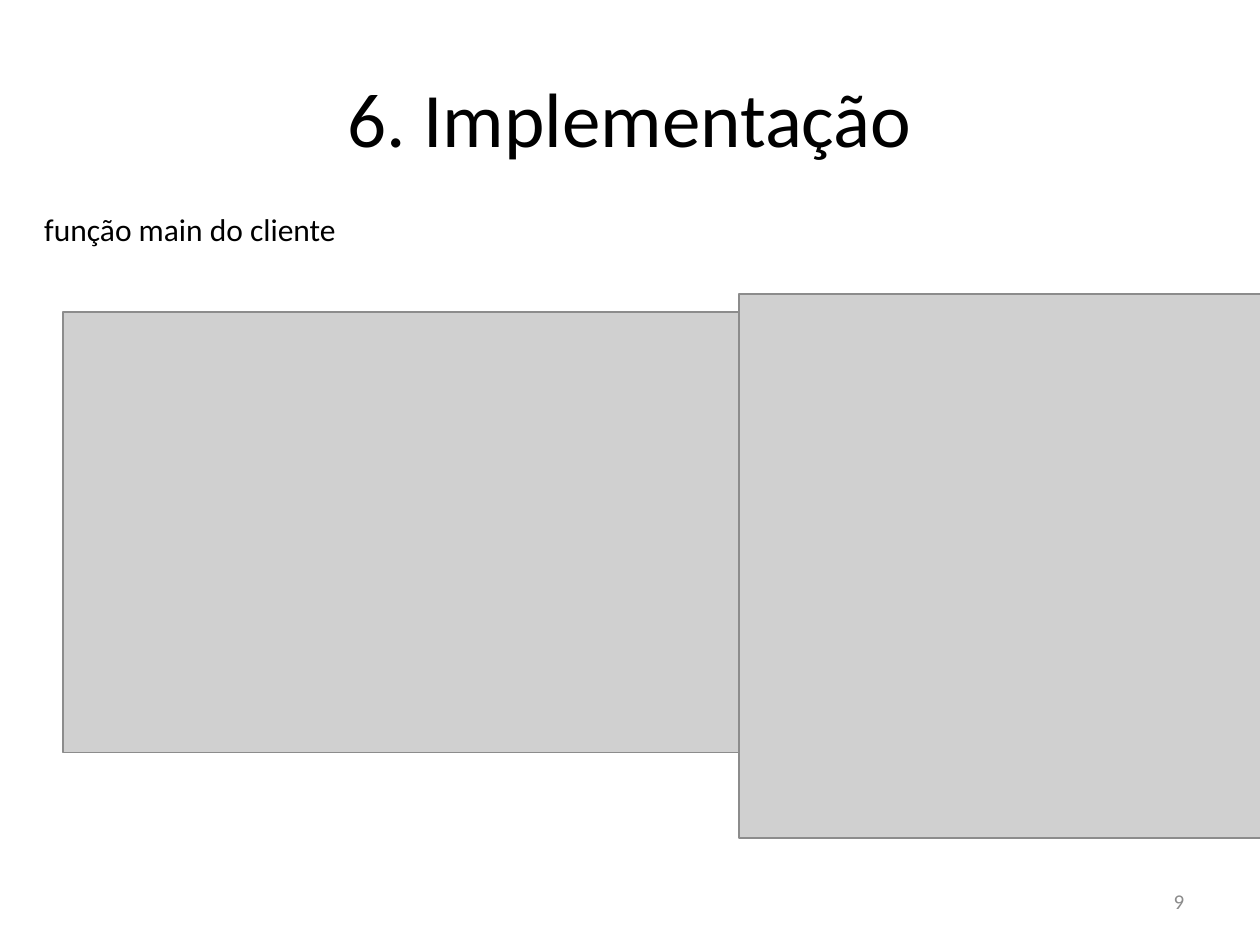
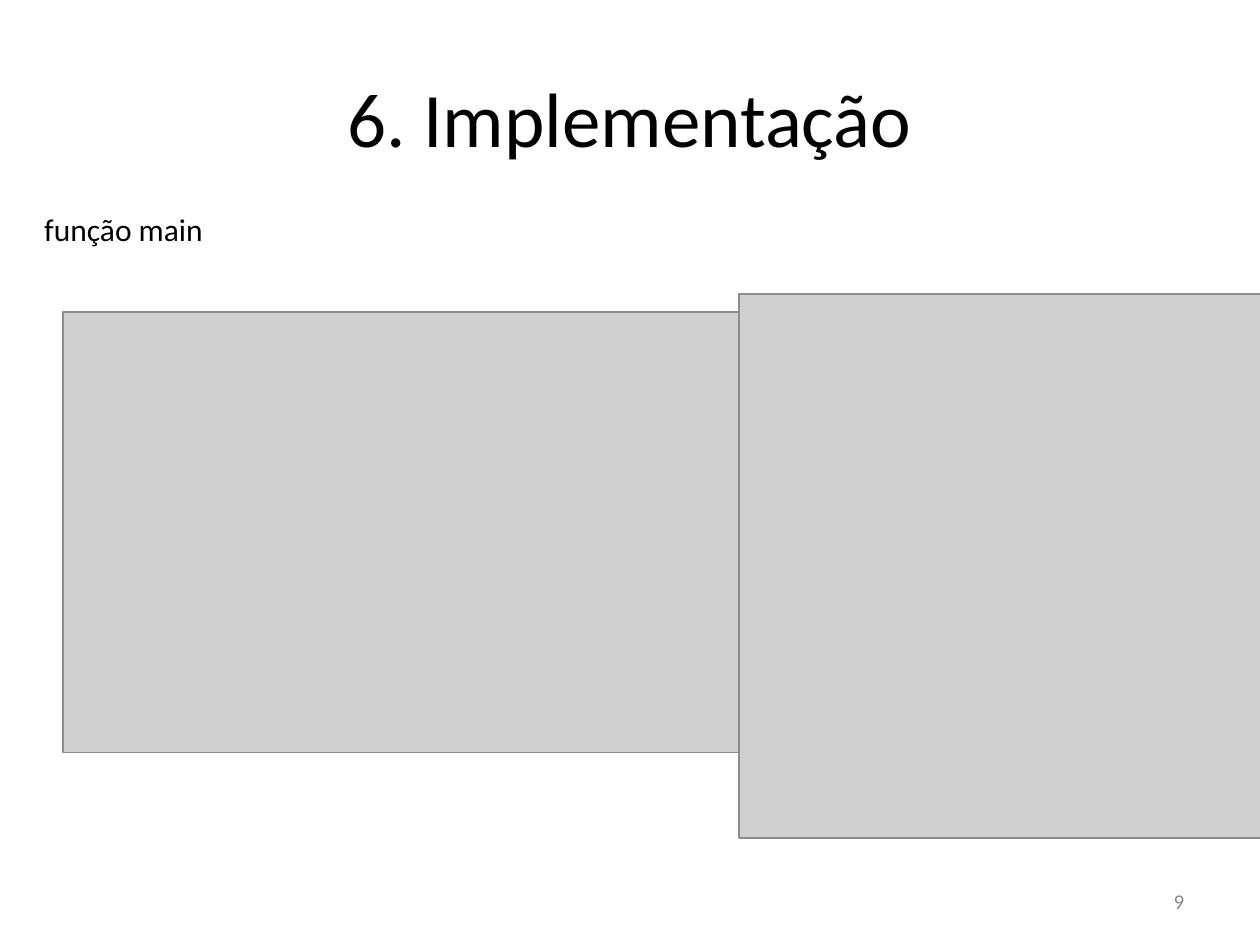
Before and after one commit to CarlosAlbertoUFS/SOProjects, a slide deck: slide 9 of trabalho04/Sincronização com semáforos.pptx. Drawn at 1260x945 pixels with LibreOffice and Linux fonts; fonts in the diff are those of the drawing; grey boxes stand for pictures. Boxes give left, top, right and bottom in pixels: in the first picture for what was removed or moved away, otherwise in the second. Text is boxed around its words. In the diff, an @@ line names an element or a change of style, - is before the commit and + after.

```diff
--- a/trabalho04/Sincronização com semáforos.pptx
+++ b/trabalho04/Sincronização com semáforos.pptx
@@ text at (44,219,203,247): text changed @@
-função main do cliente
+função main
```
Also in this commit, not shown: 1 other slide changed, 1 other file.
